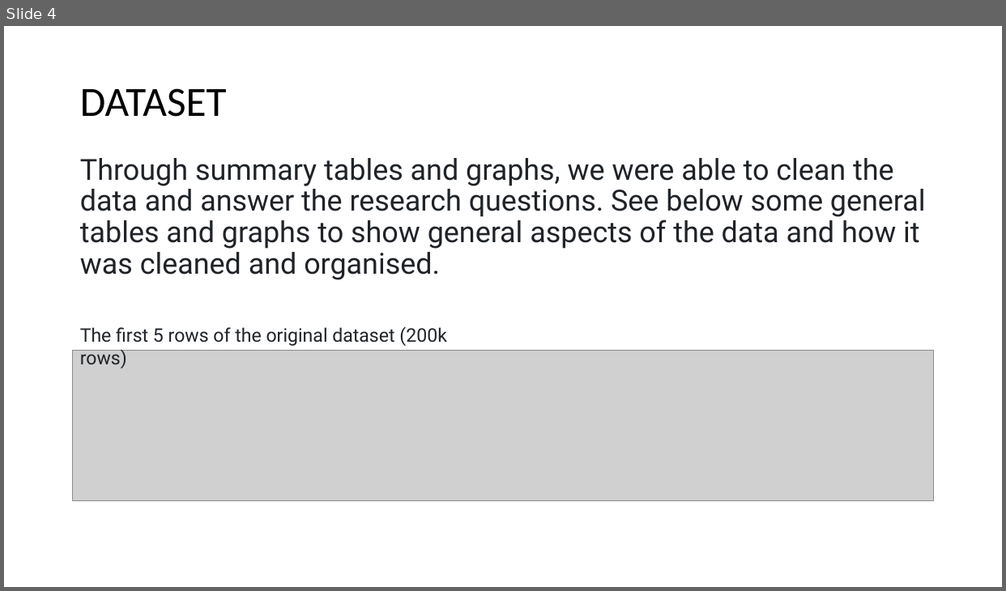
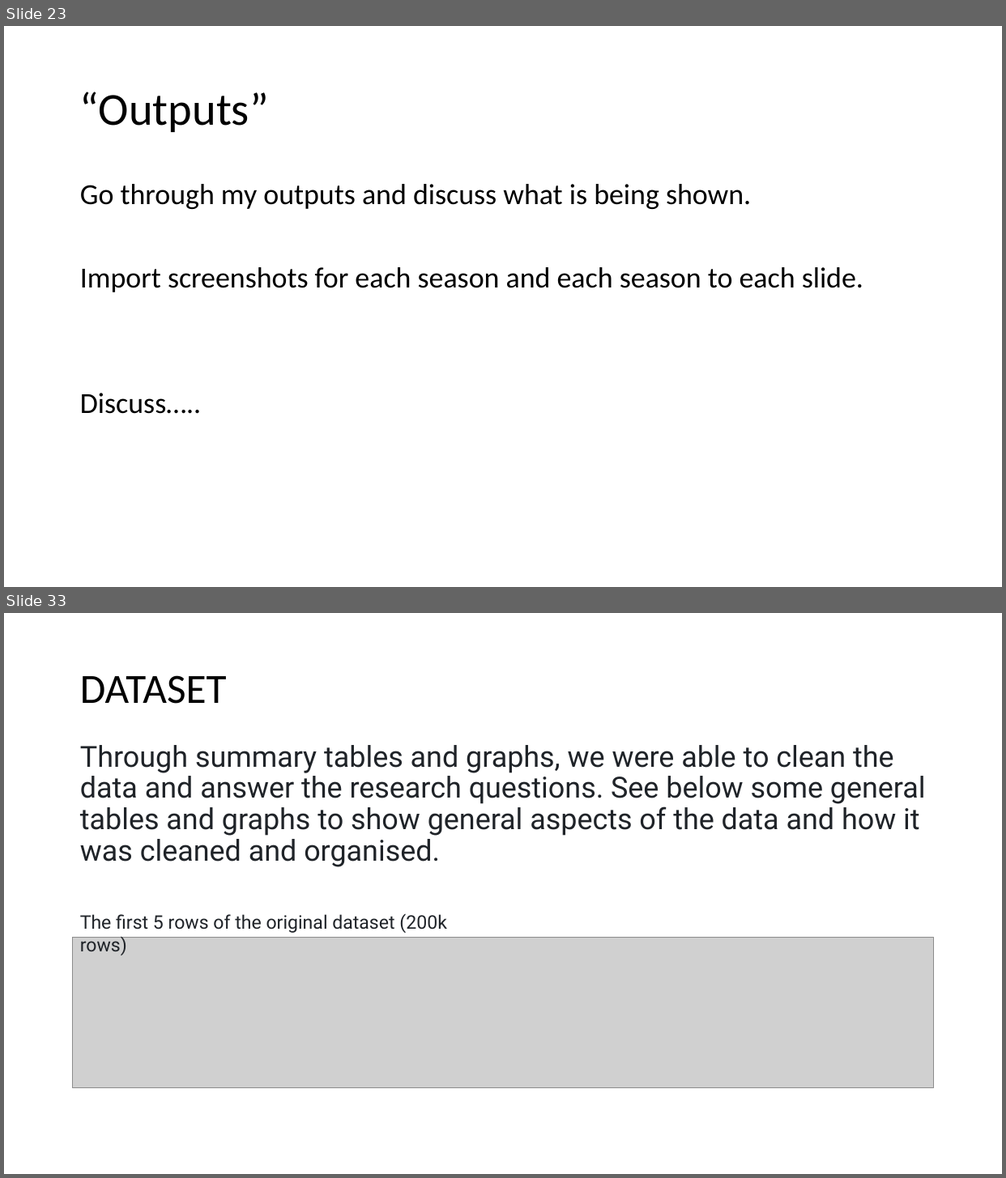
Before and after one commit to leedavidarmstrong/project-one, a slide deck: Characterisation_of_Uber_usage.pptx. Shown one above the other, each under a label of ours: slide 4 before the commit, slides 23 and 33 after it; the slides between them are not shown. The pictures are 1006x591 and 1006x1178 pixels, drawn with LibreOffice and Linux fonts; fonts in the diff are those of the drawing; grey boxes stand for pictures. Boxes give left, top, right and bottom in pixels: in the first picture for what was removed or moved away, otherwise in the second. Text is boxed around its words. In the diff, an @@ line names an element or a change of style, - is before the commit and + after.

```diff
--- a/Characterisation_of_Uber_usage.pptx
+++ b/Characterisation_of_Uber_usage.pptx
@@ slide 23 added at bbox=[4, 26, 1002, 587], background #FFFFFF @@
@@ title added at bbox=[80, 92, 269, 132], 44 pt, text #000000 @@
+“Outputs”
@@ text added at bbox=[80, 184, 863, 414], 28 pt, text #000000 @@
+Go through my outputs and discuss what is being shown.
+Import screenshots for each season and each season to each slide.
+Discuss…..
@@ what was slide 4 is now slide 33 @@
```
Also in this commit, not shown: 2 slides changed, 32 other slides added.
